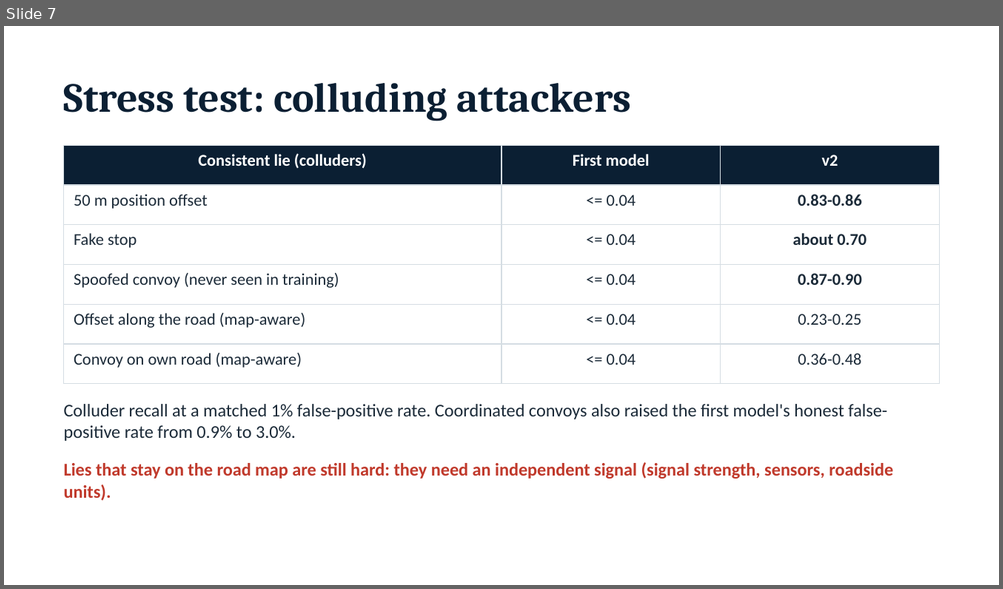
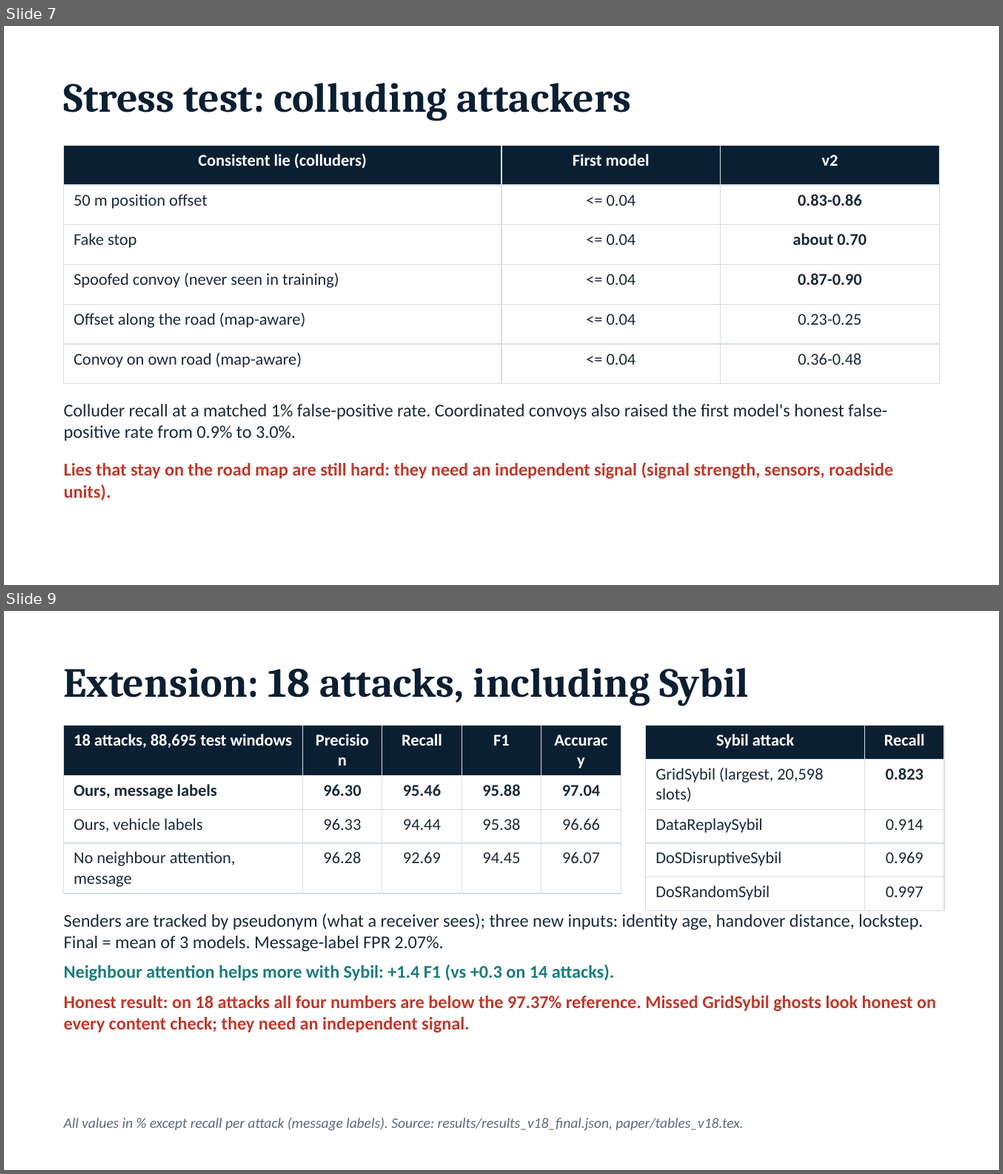
Before and after one commit to ShlokNambiar/Major-Project-, a slide deck: presentation/progress_update.pptx. Shown one above the other, each under a label of ours: slide 7 before the commit, slides 7 and 9 after it; the slides between them are not shown. The pictures are 1003x589 and 1003x1174 pixels, drawn with LibreOffice and Linux fonts; fonts in the diff are those of the drawing. Boxes give left, top, right and bottom in pixels: in the first picture for what was removed or moved away, otherwise in the second. Text is boxed around its words. In the diff, an @@ line names an element or a change of style, - is before the commit and + after.

```diff
--- a/presentation/progress_update.pptx
+++ b/presentation/progress_update.pptx
@@ slide 9 added at (x1=4, y1=611, x2=999, y2=1170), background #FFFFFF @@
@@ text added at (x1=64, y1=668, x2=748, y2=706), 30 pt, text #0B1F33, bold @@
+Extension: 18 attacks, including Sybil
@@ table added at (x1=64, y1=726, x2=620, y2=890), 4 rows, 5 columns @@
+18 attacks, 88,695 test windows | Precision | Recall | F1 | Accuracy
+Ours, message labels | 96.30 | 95.46 | 95.88 | 97.04
+Ours, vehicle labels | 96.33 | 94.44 | 95.38 | 96.66
+No neighbour attention, message | 96.28 | 92.69 | 94.45 | 96.07
@@ table added at (x1=646, y1=726, x2=944, y2=903), 5 rows, 2 columns @@
+Sybil attack | Recall
+GridSybil (largest, 20,598 slots) | 0.823
+DataReplaySybil | 0.914
+DoSDisruptiveSybil | 0.969
+DoSRandomSybil | 0.997
@@ text added at (x1=64, y1=914, x2=936, y2=1033), 13 pt, text #C0392B, bold @@
+Senders are tracked by pseudonym (what a receiver sees); three new inputs: identity age, handover distance, lockstep. Final = mean of 3 models. Message-label FPR 2.07%.
+Neighbour attention helps more with Sybil: +1.4 F1 (vs +0.3 on 14 attacks).
+Honest result: on 18 attacks all four numbers are below the 97.37% reference. Missed GridSybil ghosts look honest on every content check; they need an independent signal.
@@ text added at (x1=64, y1=1118, x2=743, y2=1131), 10.5 pt, text #5B6B7A, italic @@
+All values in % except recall per attack (message labels). Source: results/results_v18_final.json, paper/tables_v18.tex.
```
Also in this commit, not shown: 3 slides changed, 37 other files.
